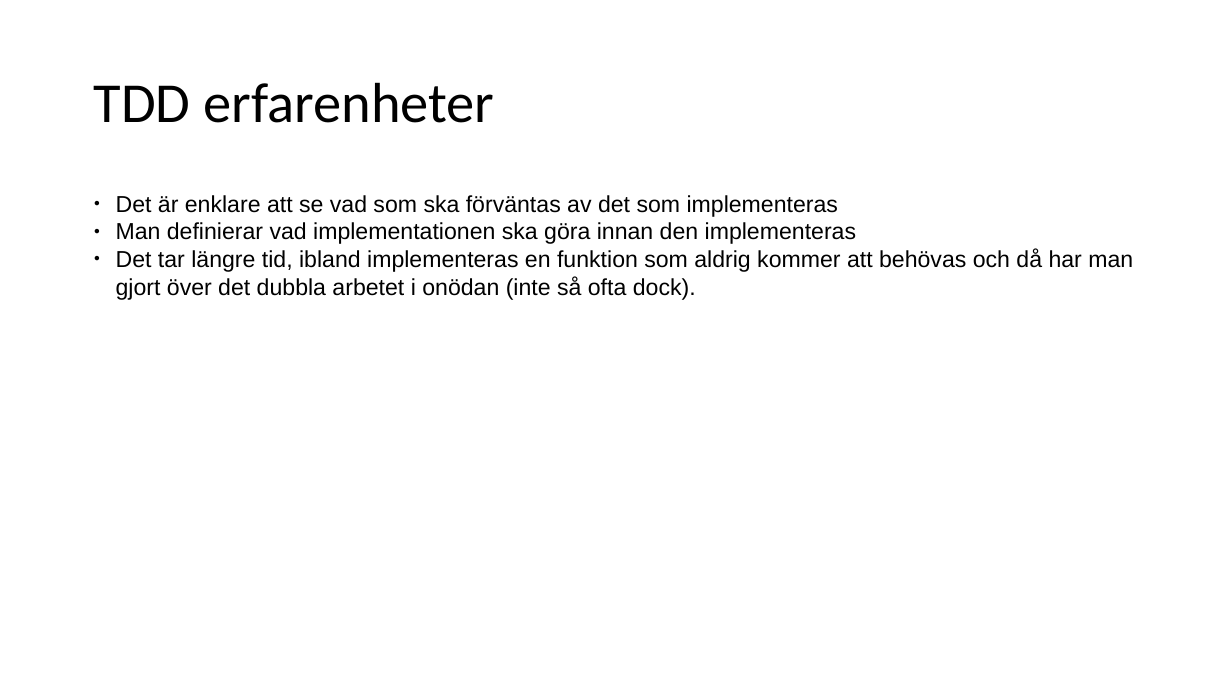
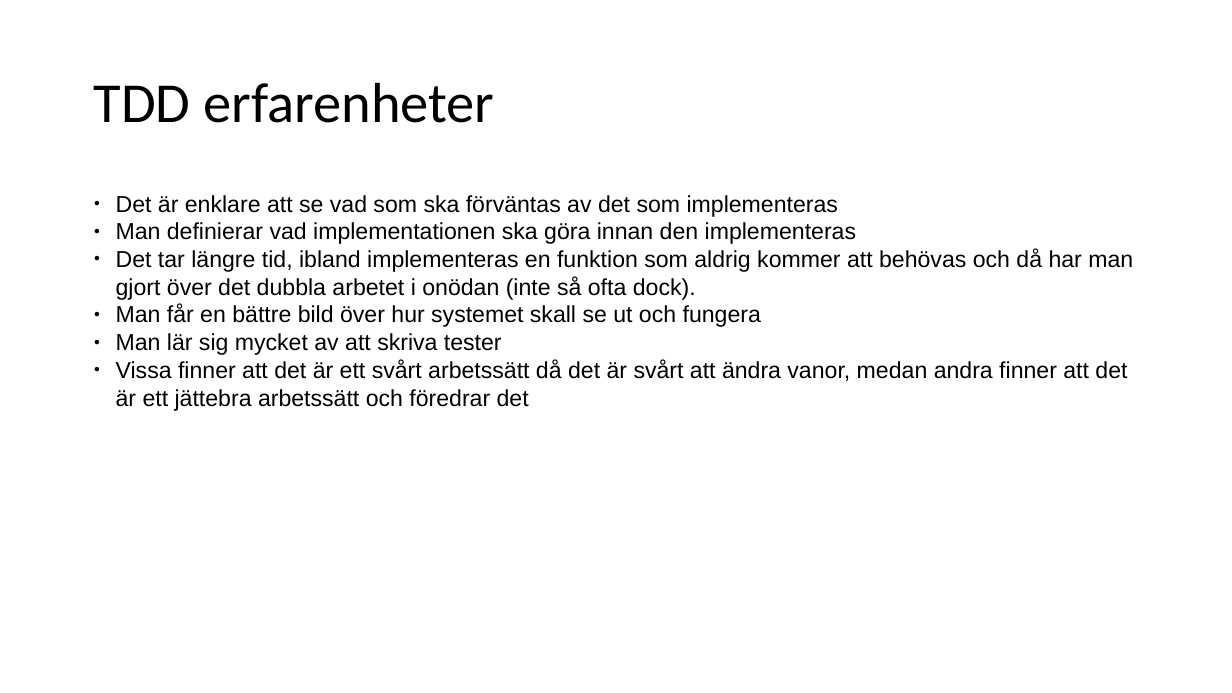
Before and after one commit to Pontussand/INTE2016Project, a slide deck: slide 16 of reports/Slutredovisning/slutredovisning_grupp2.pptx (slide 13 before the commit). Drawn at 1232x693 pixels with LibreOffice and Linux fonts; fonts in the diff are those of the drawing. Boxes give left, top, right and bottom in pixels: in the first picture for what was removed or moved away, otherwise in the second. Text is boxed around its words. In the diff, an @@ line names an element or a change of style, - is before the commit and + after.

Commit message:
Skrev de sista testerna för touch utifrån ekvivalensklasserna + uppdaterade ekvivalensklasserna (dokumentet) + variabel för maxlängd för FSO + uppdaterade testfallen för bestlutstabell (tillsammans med övriga) + fyllde på slutrapporten med TDD-utvärdering, Pontus TDD, info om ekvivalensklasser och beslutstabeller, granskning, byggskript (tilsammans med övriga)

```diff
--- a/reports/Slutredovisning/slutredovisning_grupp2.pptx
+++ b/reports/Slutredovisning/slutredovisning_grupp2.pptx
@@ text at (x1=116, y1=304, x2=1127, y2=411): paragraphs added @@
+● Man får en bättre bild över hur systemet skall se ut och fungera
+● Man lär sig mycket av att skriva tester
+● Vissa finner att det är ett svårt arbetssätt då det är svårt att ändra vanor, medan andra finner att det är ett jättebra arbetssätt och föredrar det
```
Also in this commit, not shown: 13 other slides changed, 8 slides added, 6 slides removed, 4 other files.
